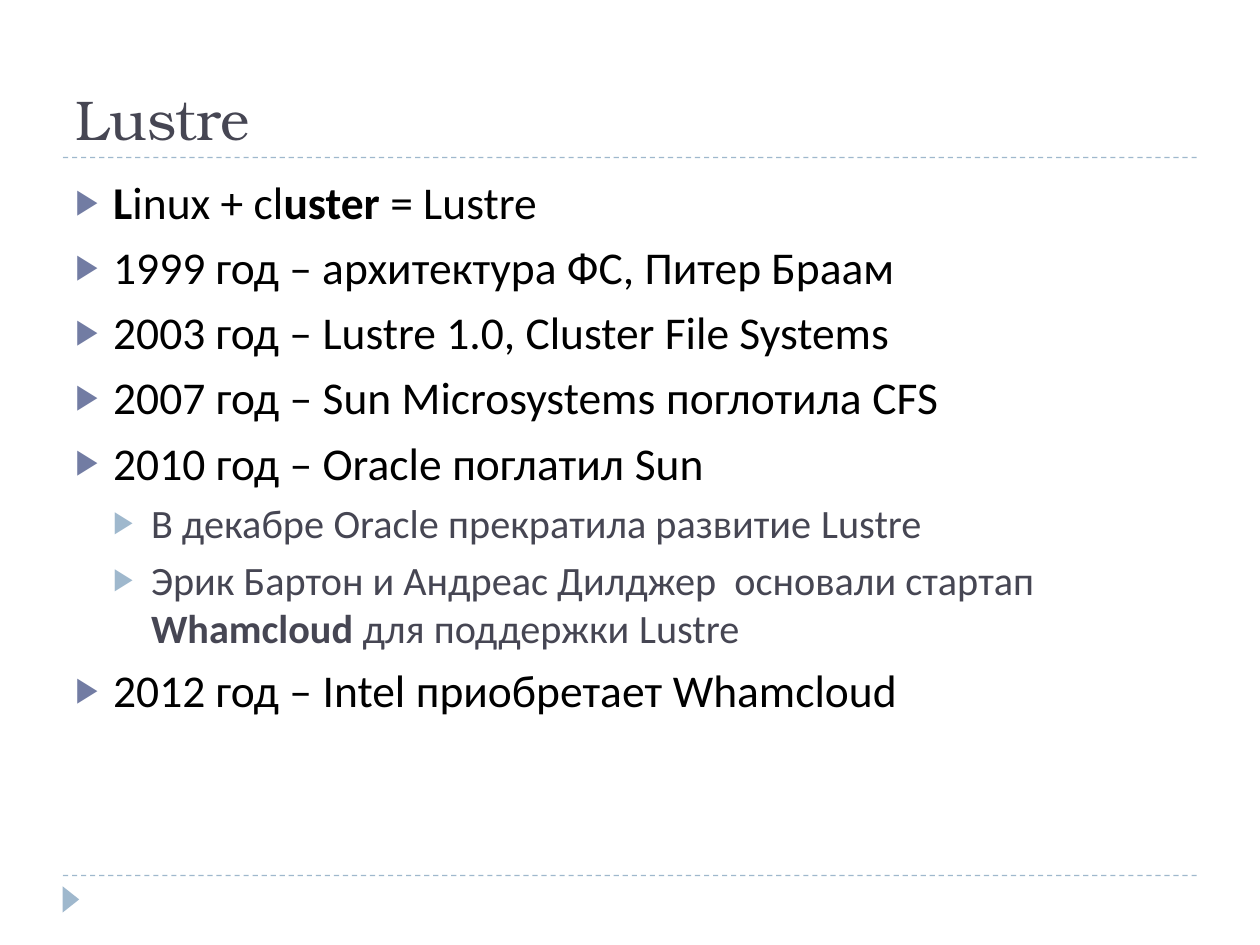
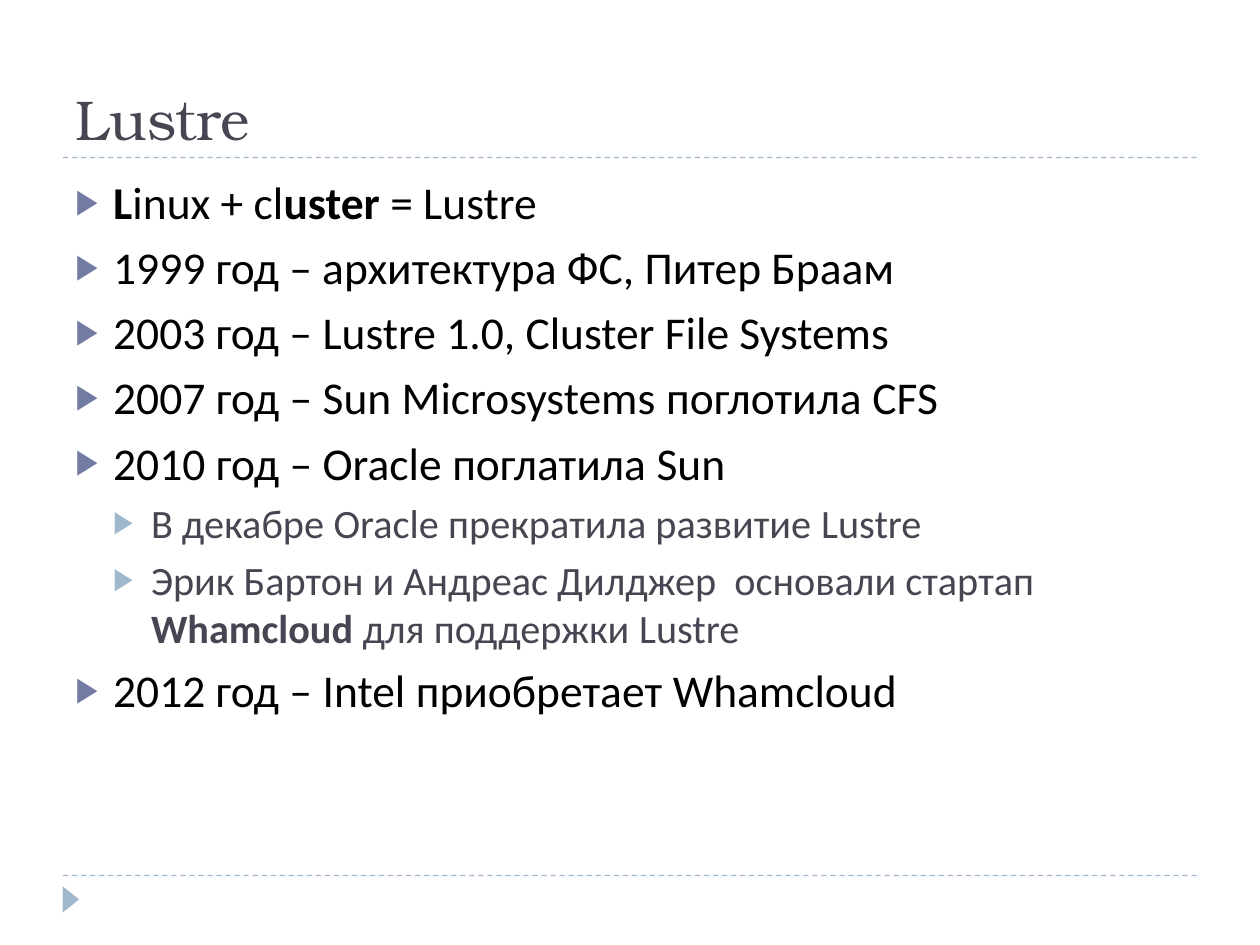
Before and after one commit to wite27/ParallelLanguages, a slide deck: slide 3 of Распределенная файловая система Lustre.pptx. Drawn at 1260x945 pixels with LibreOffice and Linux fonts; fonts in the diff are those of the drawing. Boxes give left, top, right and bottom in pixels: in the first picture for what was removed or moved away, otherwise in the second. Text is boxed around its words. In the diff, an @@ line names an element or a change of style, - is before the commit and + after.

Commit message:
Upd Lustre

```diff
--- a/Распределенная файловая система Lustre.pptx
+++ b/Распределенная файловая система Lustre.pptx
@@ text at <box>113,448,726,488</box>: text changed @@
-▶ 2010 год – Oracle поглатил Sun
+▶ 2010 год – Oracle поглатила Sun
```
Also in this commit, not shown: 1 other slide changed, 1 other file.
